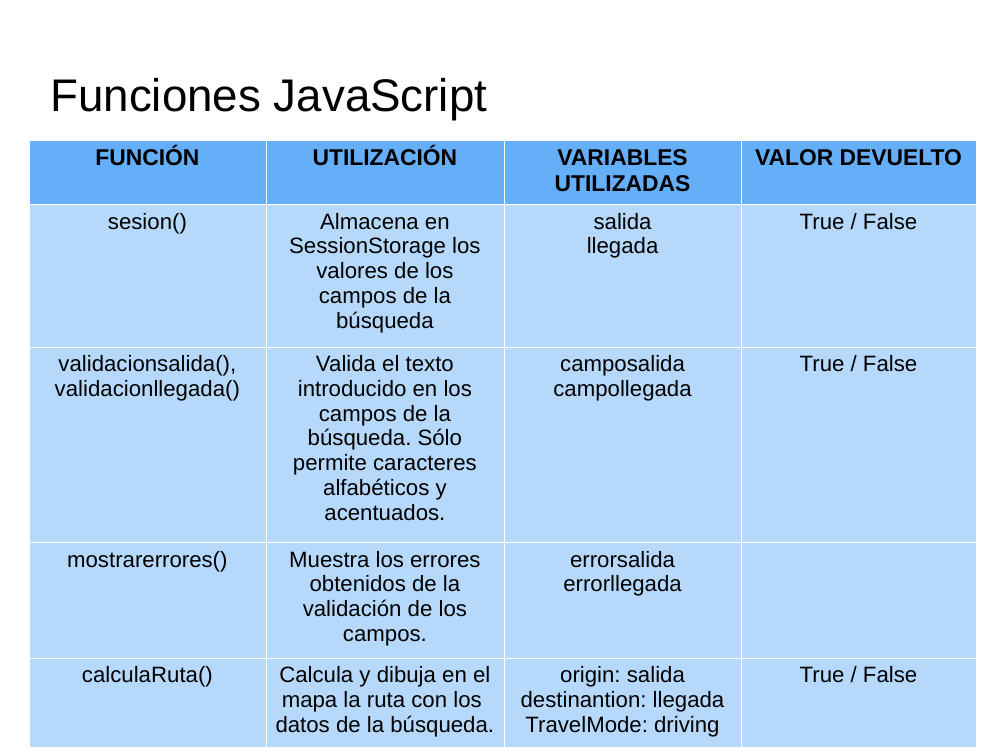
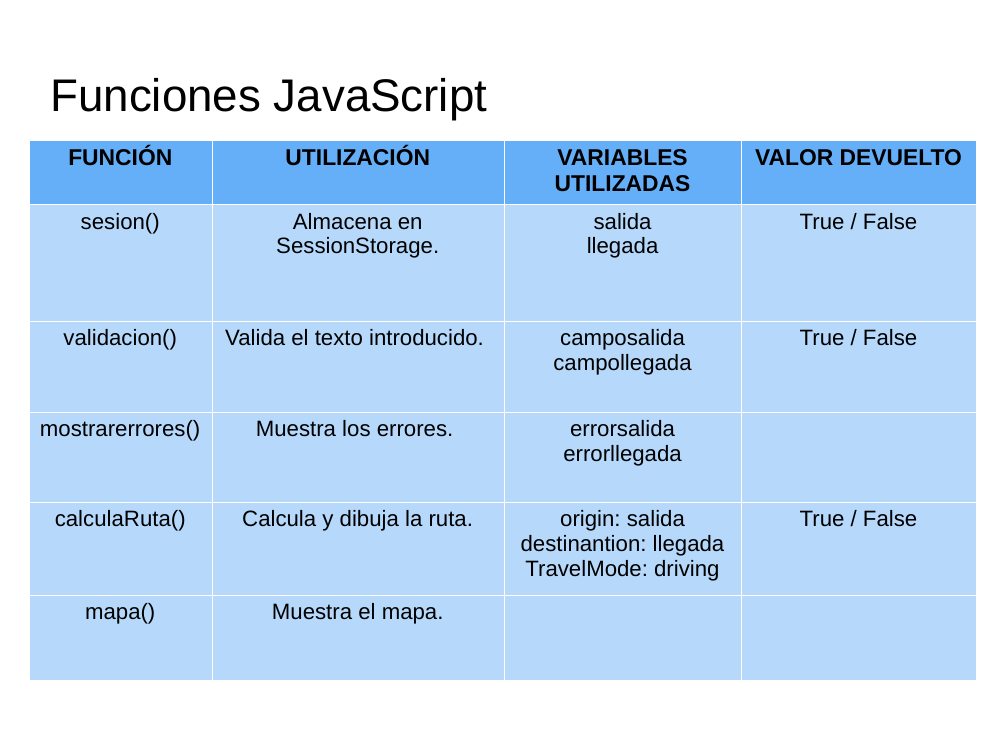
Before and after one commit to PatriiML11/ProyectoWeb, a slide deck: slide 18 of doc/Documentos/Presentacion.odp (slide 20 before the commit). Drawn at 1008x756 pixels with LibreOffice and Linux fonts; fonts in the diff are those of the drawing; background and template pictures are left out. Boxes give left, top, right and bottom in pixels: in the first picture for what was removed or moved away, otherwise in the second. Text is boxed around its words. In the diff, an @@ line names an element or a change of style, - is before the commit and + after.

```diff
--- a/doc/Documentos/Presentacion.odp
+++ b/doc/Documentos/Presentacion.odp
@@ table at <box>28,140,975,678</box> @@
-row 2: sesion() | Almacena en SessionStorage los valores de los campos de la búsqueda | salida / llegada | True / False
-row 3: validacionsalida(), / validacionllegada() | Valida el texto introducido en los campos de la búsqueda. Sólo permite caracteres alfabéticos y acentuados. | camposalida / campollegada | True / False
-row 4: mostrarerrores() | Muestra los errores obtenidos de la validación de los campos. | errorsalida / errorllegada | 
-row 5: calculaRuta() | Calcula y dibuja en el mapa la ruta con los datos de la búsqueda. | origin: salida / destinantion: llegada / TravelMode: driving | True / False
+row 2: sesion() | Almacena en SessionStorage. | salida / llegada | True / False
+row 3: validacion() | Valida el texto introducido. | camposalida / campollegada | True / False
+row 4: mostrarerrores() | Muestra los errores. | errorsalida / errorllegada | 
+row 5: calculaRuta() | Calcula y dibuja la ruta. | origin: salida / destinantion: llegada / TravelMode: driving | True / False
+row 6: mapa() | Muestra el mapa. |  | 
```
Also in this commit, not shown: 14 other slides changed, 2 slides added, 5 slides removed, 3 other files.
